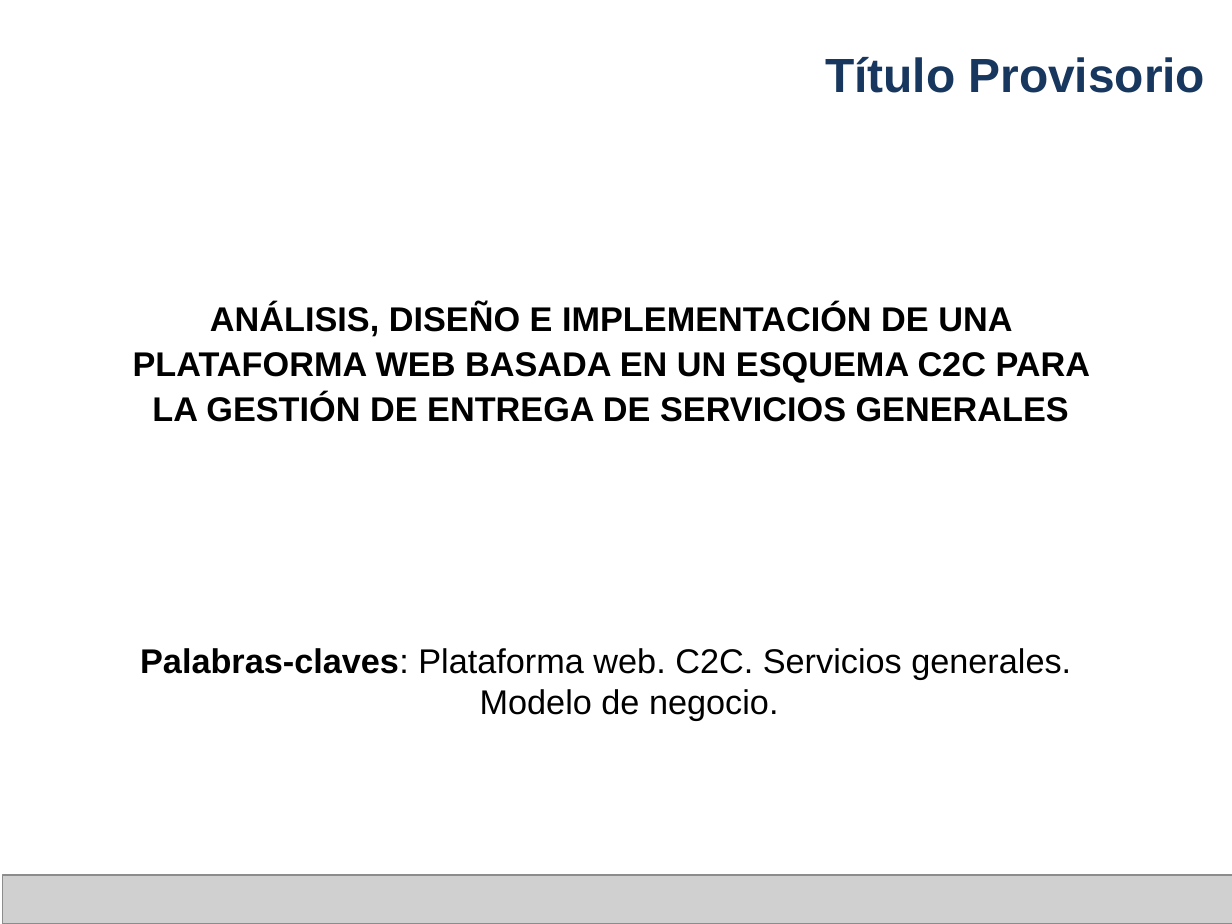
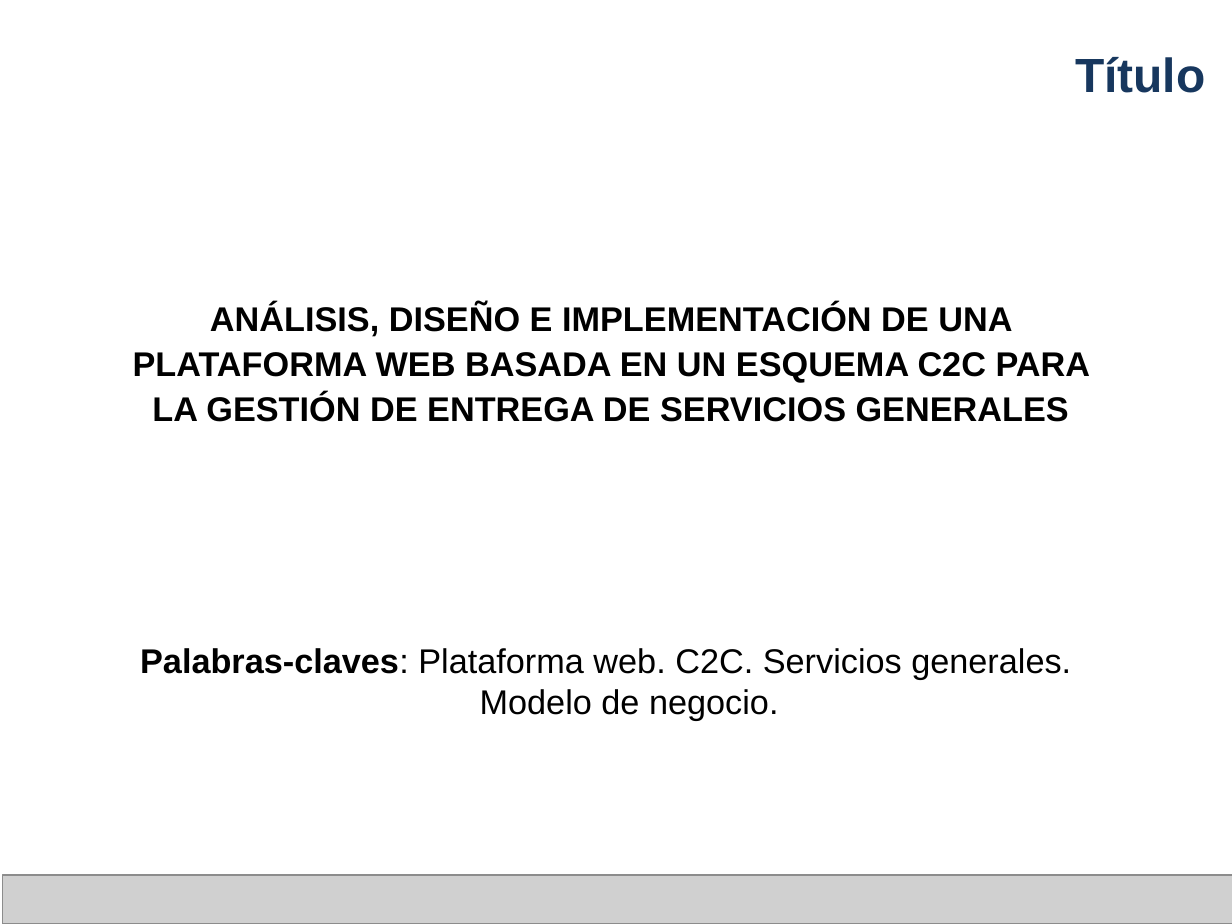
Before and after one commit to cmendez/tesis-mendez-pucp, a slide deck: slide 2 of Documentación/Presentaciones PPT/Tesis 2 - Mendez Presentación Parcial.pptx. Drawn at 1232x924 pixels with LibreOffice and Linux fonts; fonts in the diff are those of the drawing; grey boxes stand for pictures; background and template pictures are left out. Boxes give left, top, right and bottom in pixels: in the first picture for what was removed or moved away, otherwise in the second. Text is boxed around its words. In the diff, an @@ line names an element or a change of style, - is before the commit and + after.

```diff
--- a/Documentación/Presentaciones PPT/Tesis 2 - Mendez Presentación Parcial.pptx
+++ b/Documentación/Presentaciones PPT/Tesis 2 - Mendez Presentación Parcial.pptx
@@ text at (x1=1075, y1=57, x2=1205, y2=93): text changed @@
-Título Provisorio
+Título
```
Also in this commit, not shown: 10 slides removed, 35 other files.
